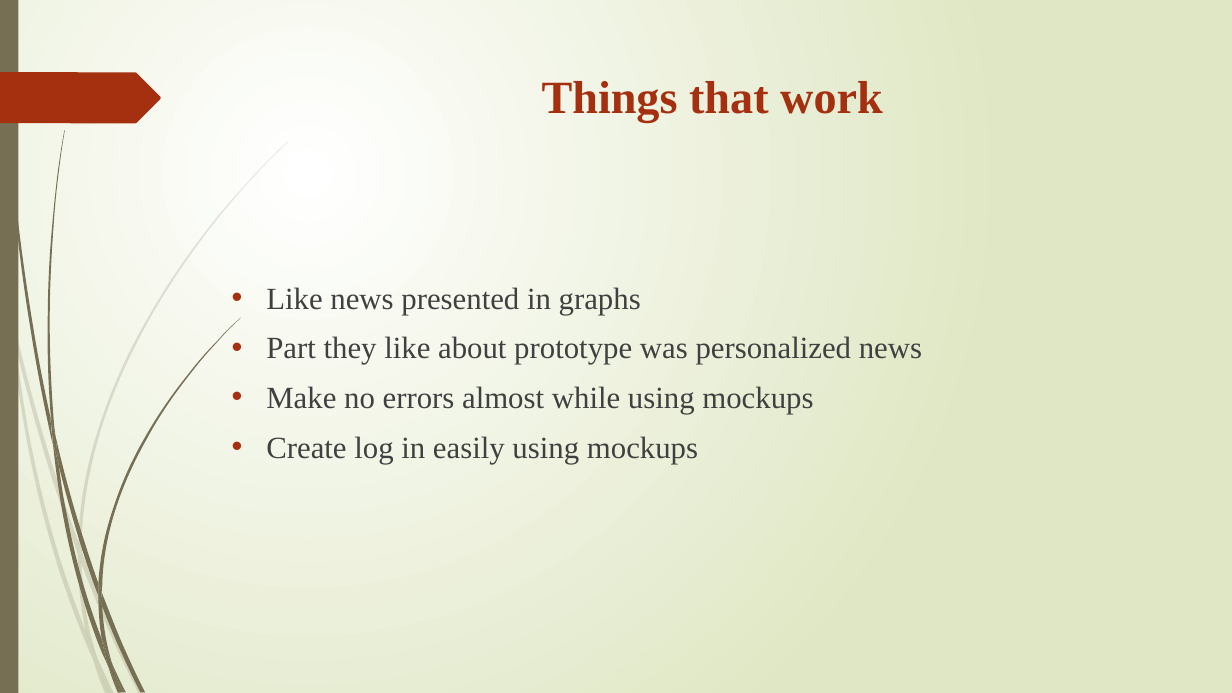
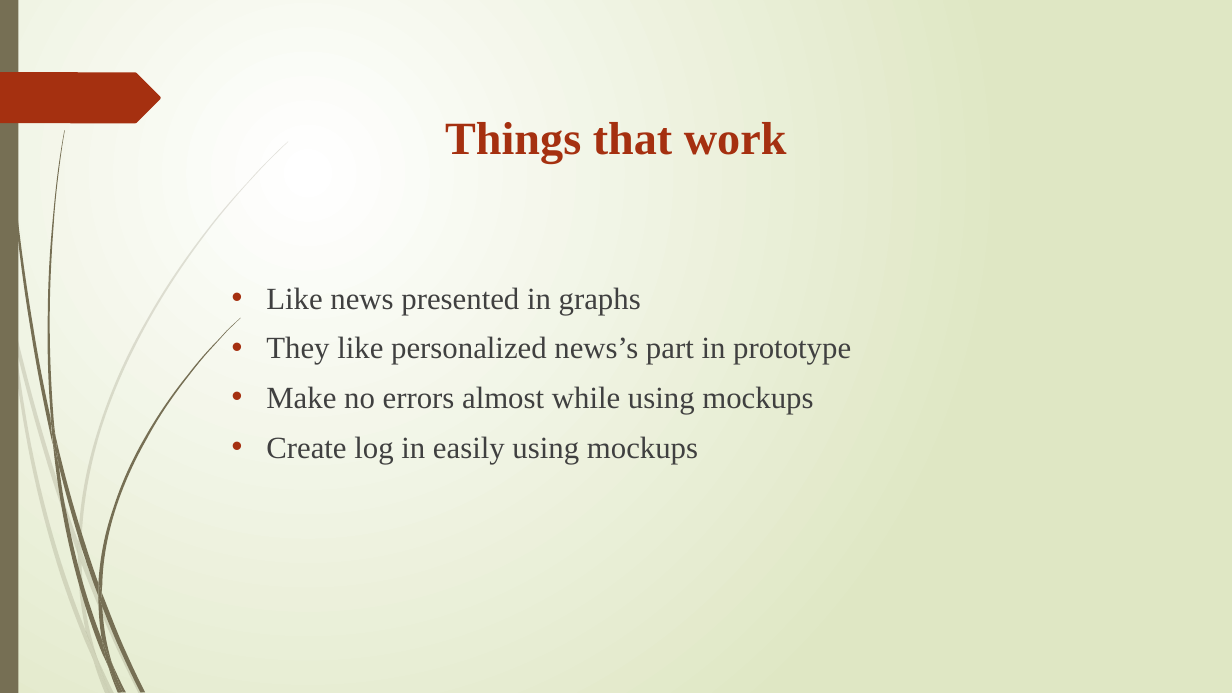
Before and after one commit to Zeeshanily/Citizen-Journalism, a slide deck: slide 24 of pj-task 2/Presentation.pptx. Drawn at 1232x693 pixels with LibreOffice and Linux fonts; fonts in the diff are those of the drawing. Boxes give left, top, right and bottom in pixels: in the first picture for what was removed or moved away, otherwise in the second. Text is boxed around its words. In the diff, an @@ line names an element or a change of style, - is before the commit and + after.

```diff
--- a/pj-task 2/Presentation.pptx
+++ b/pj-task 2/Presentation.pptx
@@ title "Things that work": place and size @@
-title "Things that work" at <box>542,81,883,123</box>
+title "Things that work" at <box>445,122,787,163</box>
@@ text at <box>266,336,851,364</box>: text changed @@
-• Part they like about prototype was personalized news
+• They like personalized news’s part in prototype
```
Also in this commit, not shown: 6 other slides changed, 2 other files.
